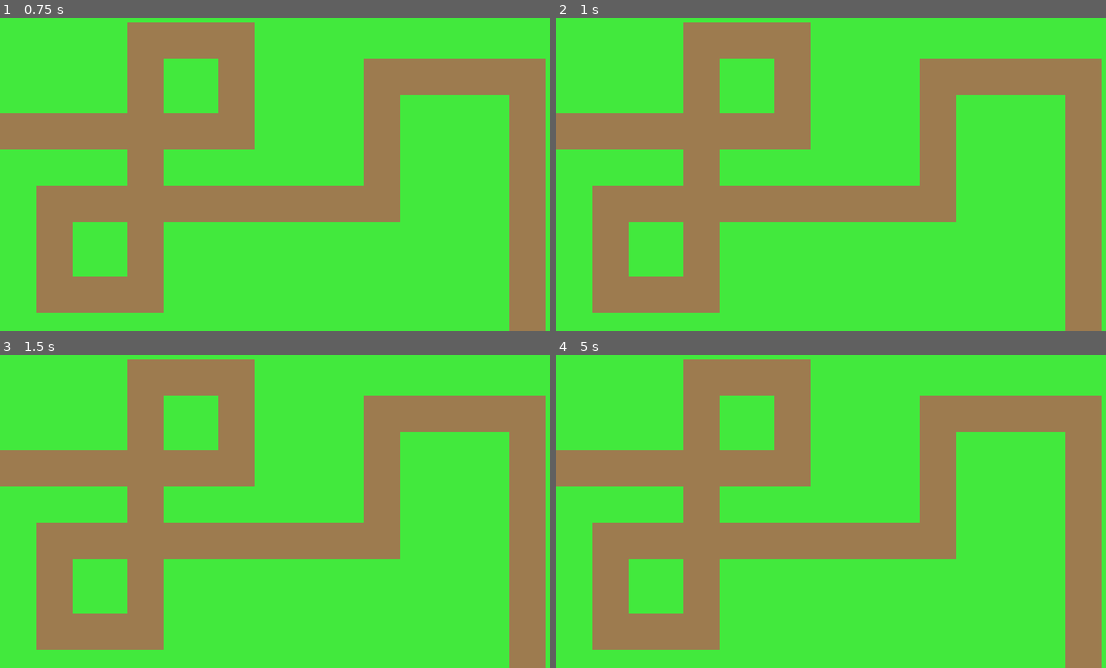
Above: before the commit, frames 1-4 (two rows, left to right).
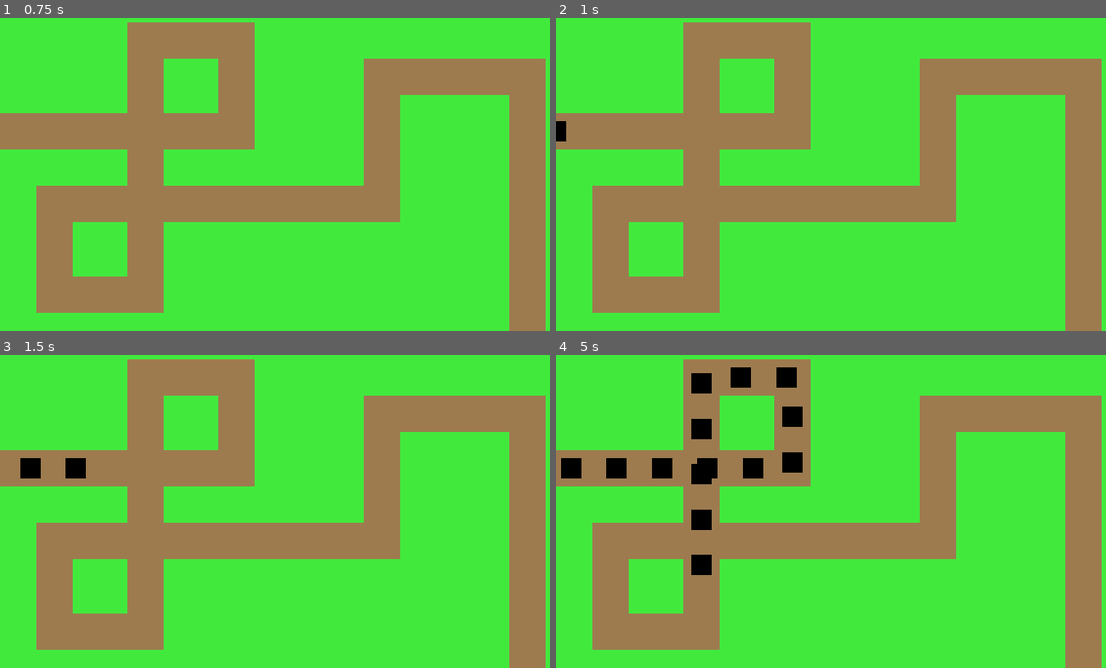
Above: after the commit, the same moments.

Repository: guilhermepereira2917/2dtd
Game: Godot game, scene res://main.tscn
Two runs of this game, one before a commit and one after it. Both use one fixed random seed, a clock stepped at 60 frames per second and the inputs below.
Inputs:
- Up to frame 1 (0.75 s): tap Enter at 0.5 s
- Up to frame 2 (1 s): no input
- Up to frame 3 (1.5 s): no input
- Up to frame 4 (5 s): no input

Frame 1 is identical in both runs. In frame 2, 0.1% of the frame differs, in the area x 0-2%, y 32-40%; in frame 3, 0.5%; in frame 4, 3.2%, in the area x 0-45%, y 3-71%.

Commit message:
:sparkles: added enemy spawner on level

Diff:
--- /dev/null
+++ b/level.gd
@@ -0,0 +1,10 @@
+extends Node2D
+
+var enemies_velocity: int = 300;
+
+func _process(delta: float) -> void:
+	for path_follow in $LevelPath.get_children():
+		path_follow.progress += enemies_velocity * delta;
+
+		if path_follow.progress_ratio >= 1:
+			path_follow.queue_free()
--- a/level.tscn
+++ b/level.tscn
@@ -1,11 +1,30 @@
-[gd_scene load_steps=2 format=3 uid="uid://gysi5yu801qs"]
+[gd_scene load_steps=6 format=3 uid="uid://gysi5yu801qs"]
 
 [ext_resource type="Texture2D" uid="uid://cwponenghr6st" path="res://art/maps/map1.png" id="1_rploh"]
+[ext_resource type="Script" path="res://level.gd" id="1_xnf1o"]
+[ext_resource type="PackedScene" uid="uid://bmw8wa3omkqkp" path="res://scenes/enemy.tscn" id="2_db6oi"]
+[ext_resource type="PackedScene" uid="uid://cd1kongjd0sph" path="res://scenes/enemy_spawner.tscn" id="3_ektpu"]
+
+[sub_resource type="Curve2D" id="Curve2D_ctjji"]
+_data = {
+"points": PackedVector2Array(0, 0, 0, 0, 0, 252, 0, 0, 0, 0, 468, 252, 0, 0, 0, 0, 468, 72, 0, 0, 0, 0, 288, 72, 0, 0, 0, 0, 288, 576, 0, 0, 0, 0, 108, 576, 0, 0, 0, 0, 108, 396, 0, 0, 0, 0, 756, 396, 0, 0, 0, 0, 756, 144, 0, 0, 0, 0, 1044, 144, 0, 0, 0, 0, 1048, 648)
+}
+point_count = 11
 
 [node name="Level" type="Node2D"]
+script = ExtResource("1_xnf1o")
 
 [node name="TextureRect" type="TextureRect" parent="."]
 texture_filter = 1
 offset_right = 1152.0
 offset_bottom = 648.0
 texture = ExtResource("1_rploh")
+
+[node name="LevelPath" type="Path2D" parent="."]
+curve = SubResource("Curve2D_ctjji")
+
+[node name="EnemySpawner" parent="." node_paths=PackedStringArray("path") instance=ExtResource("3_ektpu")]
+path = NodePath("../LevelPath")
+enemy = ExtResource("2_db6oi")
+cooldown = 0.3
+enemies_to_spawn = 15
--- /dev/null
+++ b/scenes/enemy.tscn
@@ -0,0 +1,17 @@
+[gd_scene format=3 uid="uid://bmw8wa3omkqkp"]
+
+[node name="Enemy" type="Node2D"]
+
+[node name="ColorRect" type="ColorRect" parent="."]
+anchors_preset = 8
+anchor_left = 0.5
+anchor_top = 0.5
+anchor_right = 0.5
+anchor_bottom = 0.5
+offset_left = -20.0
+offset_top = -20.0
+offset_right = 20.0
+offset_bottom = 20.0
+grow_horizontal = 2
+grow_vertical = 2
+color = Color(0, 0, 0, 1)
--- /dev/null
+++ b/scenes/enemy_spawner.gd
@@ -0,0 +1,32 @@
+extends Node
+
+@export var path: Path2D
+@export var enemy: PackedScene
+@export var cooldown: float = 1
+@export var enemies_to_spawn: int = 0
+
+var spawned_enemies: int = 0
+
+func _ready() -> void:
+	$Timer.wait_time = cooldown
+
+func _on_timer_timeout() -> void:
+	spawn_enemy()
+
+func spawn_enemy() -> void:
+	if (spawned_enemies >= enemies_to_spawn):
+		if not $Timer.is_stopped():
+			$Timer.stop()
+
+		return
+
+	var path_follow: PathFollow2D = PathFollow2D.new()
+	path_follow.rotates = false
+	path_follow.loop = false
+
+	var enemy_instantiated = enemy.instantiate()
+
+	path_follow.add_child(enemy_instantiated)
+	path.add_child(path_follow)
+
+	spawned_enemies += 1
--- /dev/null
+++ b/scenes/enemy_spawner.tscn
@@ -0,0 +1,11 @@
+[gd_scene load_steps=2 format=3 uid="uid://cd1kongjd0sph"]
+
+[ext_resource type="Script" path="res://scenes/enemy_spawner.gd" id="1_u3gow"]
+
+[node name="EnemySpawner" type="Node"]
+script = ExtResource("1_u3gow")
+
+[node name="Timer" type="Timer" parent="."]
+autostart = true
+
+[connection signal="timeout" from="Timer" to="." method="_on_timer_timeout"]
